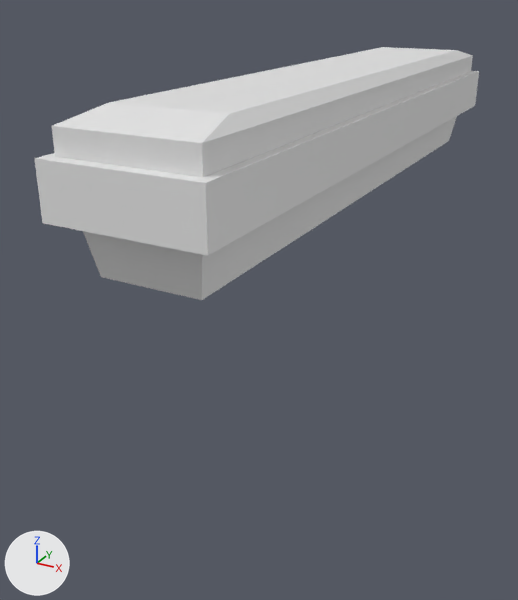
What one commit did to the Blender file Assets/Visuals/3D/3D Models/Light_Fixture.blend.
Both versions are drawn from a 50 mm lens placed at (4.34, -10.11, 2.91), pointed at (-0.9, -0.59, -1.86). Arrows for +X, +Y and +Z are at lower left; the lights stay in place.

The first picture shows 'Light_Fixture', 'Light_Fixture_Light'.
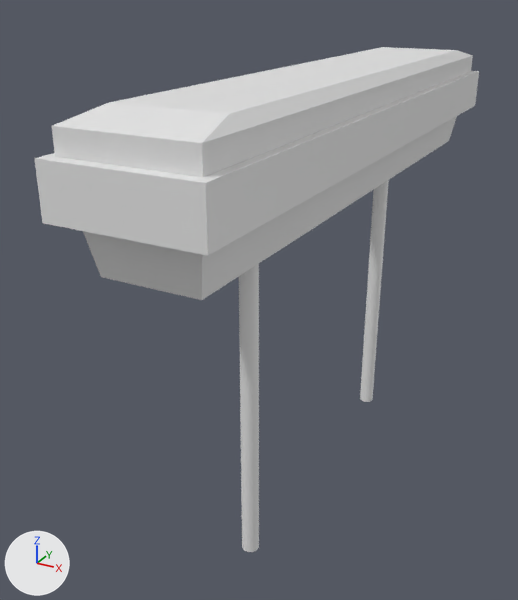
What differs and where, as boxes [x1, y1, x2, y2] in the pictures (518 x 600 px):
'Light_Fixture', reshaped (110% taller): before [34, 71, 479, 300]; after [34, 71, 479, 552]
part 1 of me_cube_002, added: after [239, 264, 259, 552]
part 2 of me_cube_002, added: after [360, 180, 389, 402]

Patch to the scene script:
```diff
--- a/Assets/Visuals/3D/3D Models/Light_Fixture.blend.py
+++ b/Assets/Visuals/3D/3D Models/Light_Fixture.blend.py
@@ me_cube_002 @@
 me_cube_002.from_pydata(...)  # 20 vertices, 17 faces; spans x -1.0..1.0, y -5.0..5.0, z 0.01..1.34
 # used by ob_light_fixture; location = (0.0, 0.0, 0.0)
+# me_cube_002 part 1: a new loose piece, a 32-sided cylinder along z spanning x -0.13..0.13, y -2.63..-2.37, z -5.13..0.13
+# me_cube_002 part 2: a new loose piece, a 32-sided cylinder along z spanning x -0.13..0.13, y 2.37..2.63, z -5.13..0.13
```
